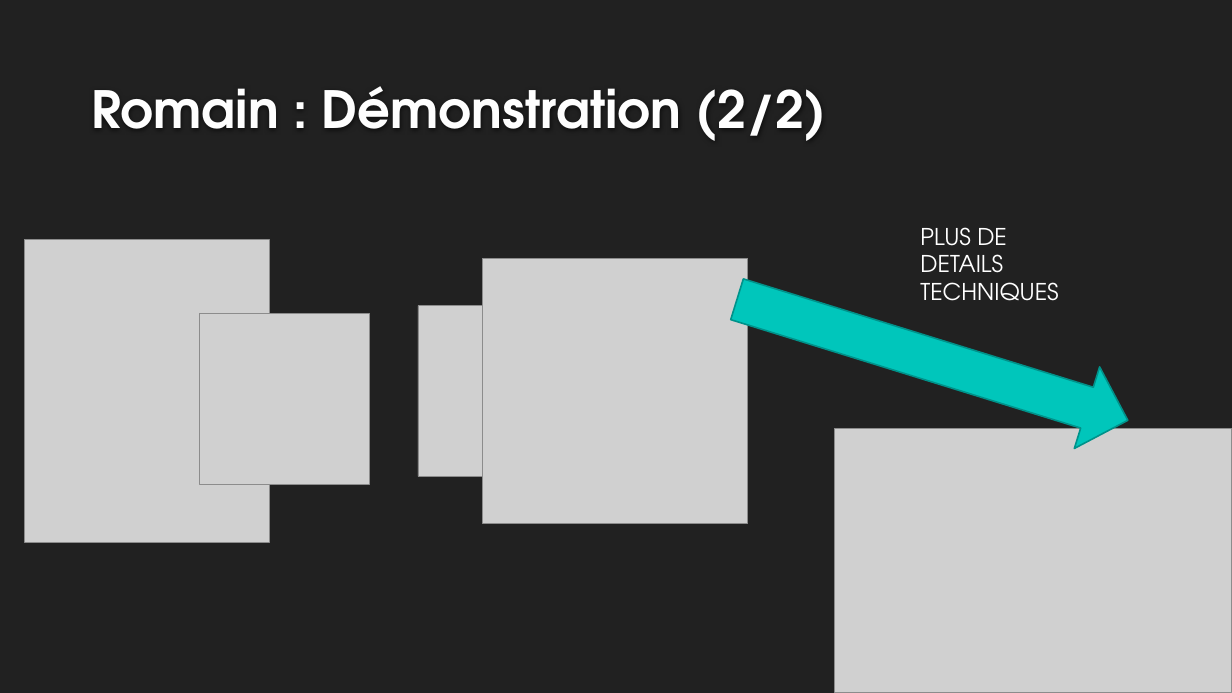
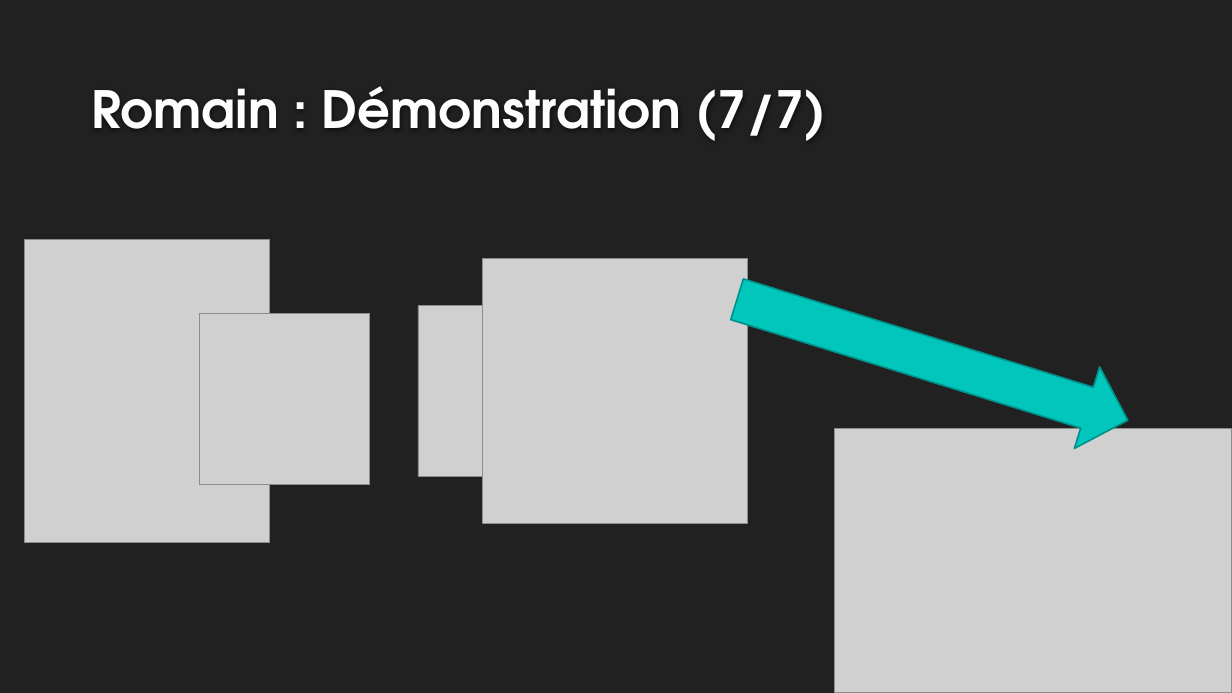
Before and after one commit to rlembo06/VR_tourism, a slide deck: slide 13 of annexes/slides-VR_Tourism.pptx (slide 8 before the commit). Drawn at 1232x693 pixels with LibreOffice and Linux fonts; fonts in the diff are those of the drawing; grey boxes stand for pictures; background and template pictures are left out. Boxes give left, top, right and bottom in pixels: in the first picture for what was removed or moved away, otherwise in the second. Text is boxed around its words. In the diff, an @@ line names an element or a change of style, - is before the commit and + after.

Commit message:
MAJ slides Romain

```diff
--- a/annexes/slides-VR_Tourism.pptx
+++ b/annexes/slides-VR_Tourism.pptx
@@ title at (91, 86, 826, 141): text changed @@
-Romain : Démonstration (2/2)
+Romain : Démonstration (7/7)
@@ text removed at (920, 227, 1058, 301) @@
-PLUS DE DETAILS TECHNIQUES
```
Also in this commit, not shown: 1 other slide changed, 5 slides added, 9 other files.
